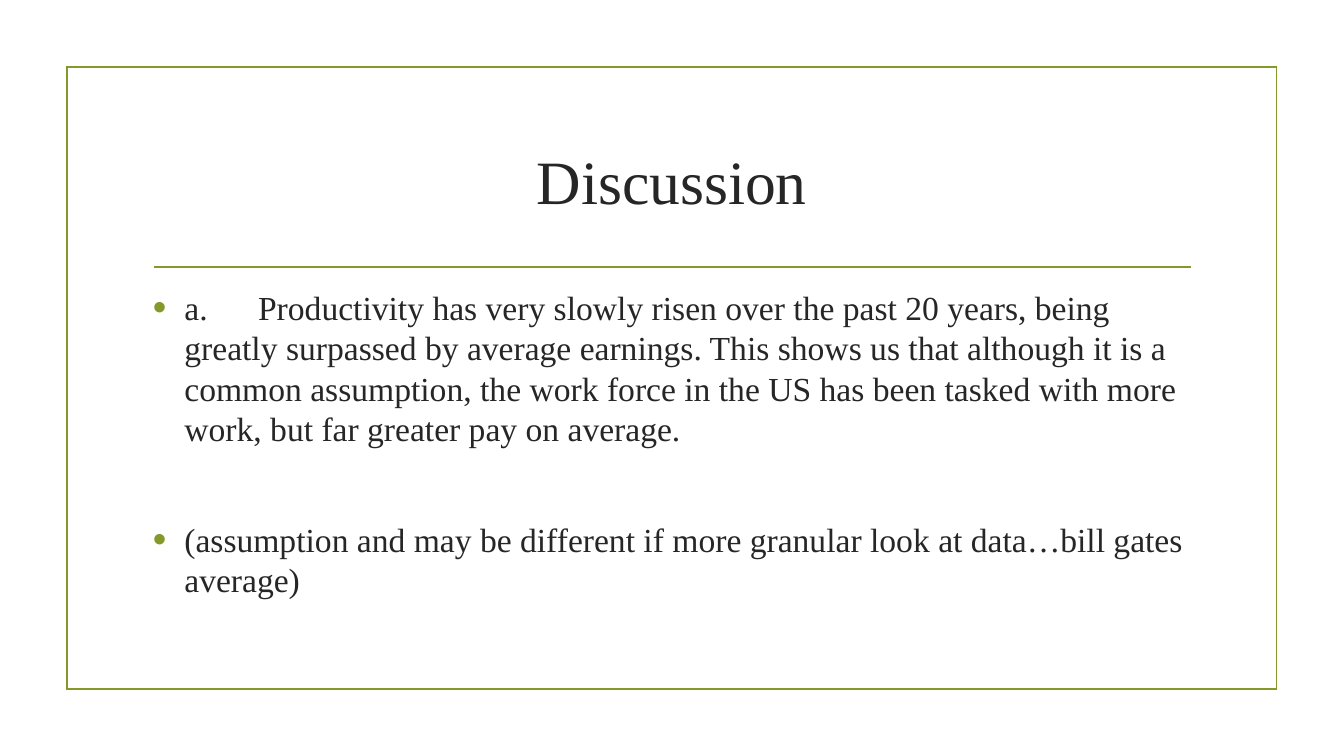
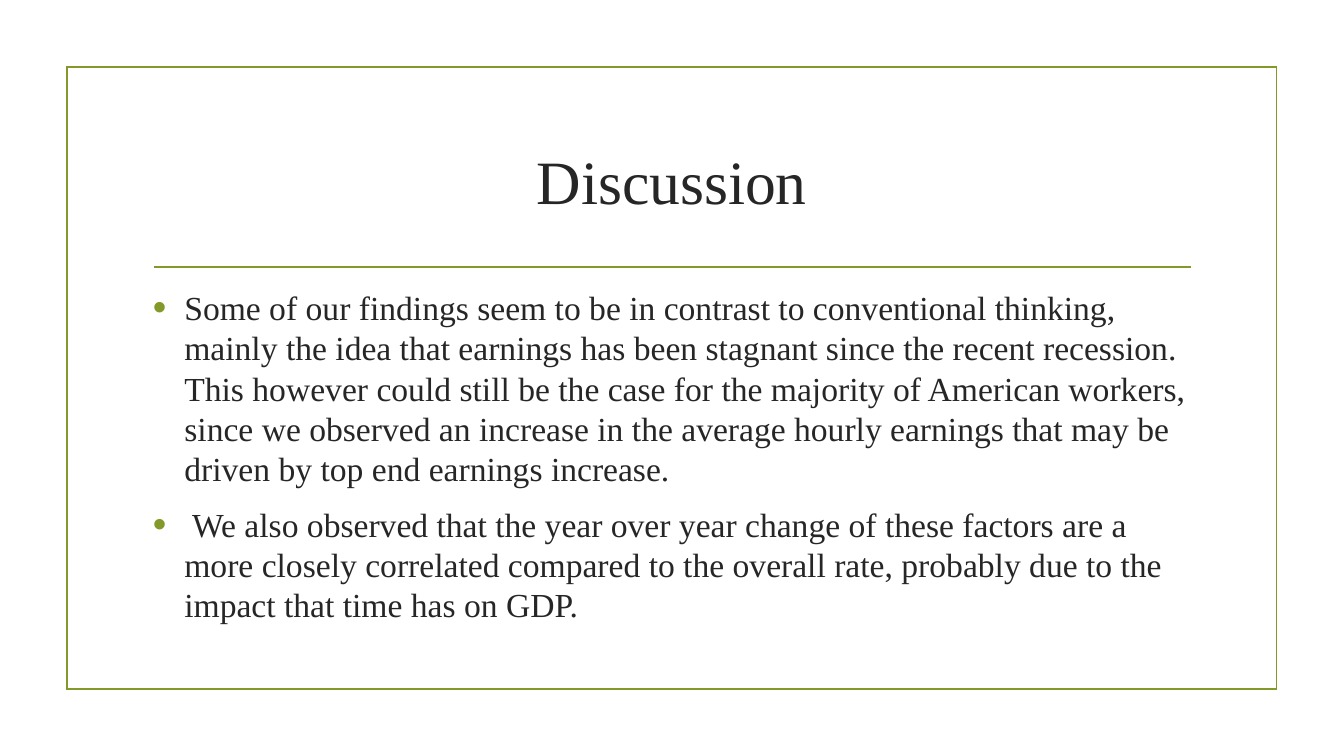
Before and after one commit to jjwu1019/Project, a slide deck: slide 22 of Project1JupyterLanding.pptx. Drawn at 1344x756 pixels with LibreOffice and Linux fonts; fonts in the diff are those of the drawing; background and template pictures are left out. Boxes give left, top, right and bottom in pixels: in the first picture for what was removed or moved away, otherwise in the second. Text is boxed around its words. In the diff, an @@ line names an element or a change of style, - is before the commit and + after.

```diff
--- a/Project1JupyterLanding.pptx
+++ b/Project1JupyterLanding.pptx
@@ text at box(184, 296, 1185, 624): text changed @@
-• a. Productivity has very slowly risen over the past 20 years, being greatly surpassed by average earnings. This shows us that although it is a common assumption, the work force in the US has been tasked with more work, but far greater pay on average.
-• (assumption and may be different if more granular look at data…bill gates average)
+• Some of our findings seem to be in contrast to conventional thinking, mainly the idea that earnings has been stagnant since the recent recession. This however could still be the case for the majority of American workers, since we observed an increase in the average hourly earnings that may be driven by top end earnings increase.
+• We also observed that the year over year change of these factors are a more closely correlated compared to the overall rate, probably due to the impact that time has on GDP.
```
Also in this commit, not shown: 2 other slides changed, 1 slide added, 1 slide removed.
